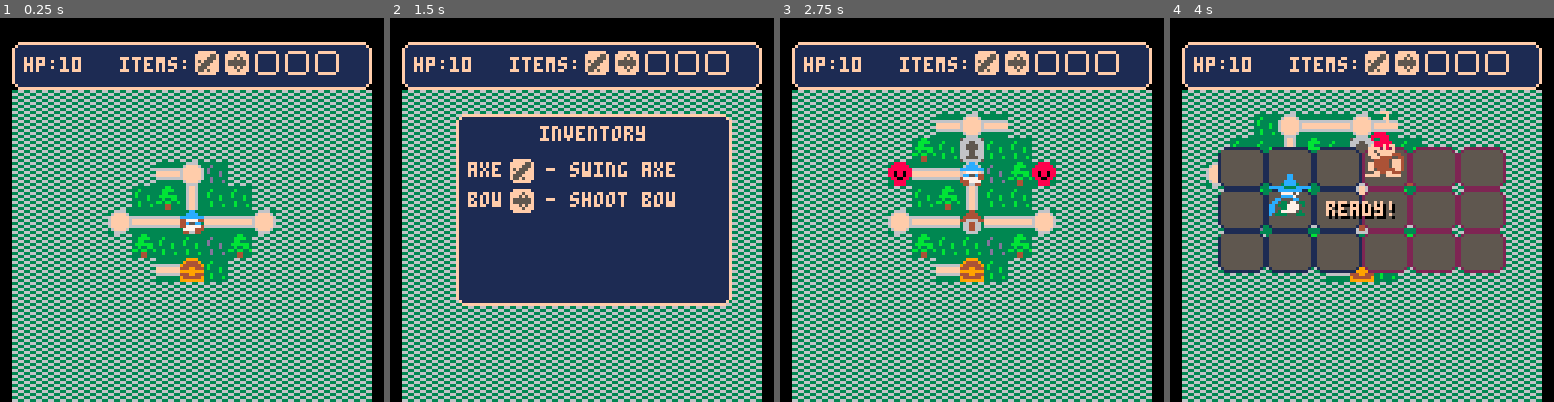
Above: before the commit, frames 1-4 (left to right).
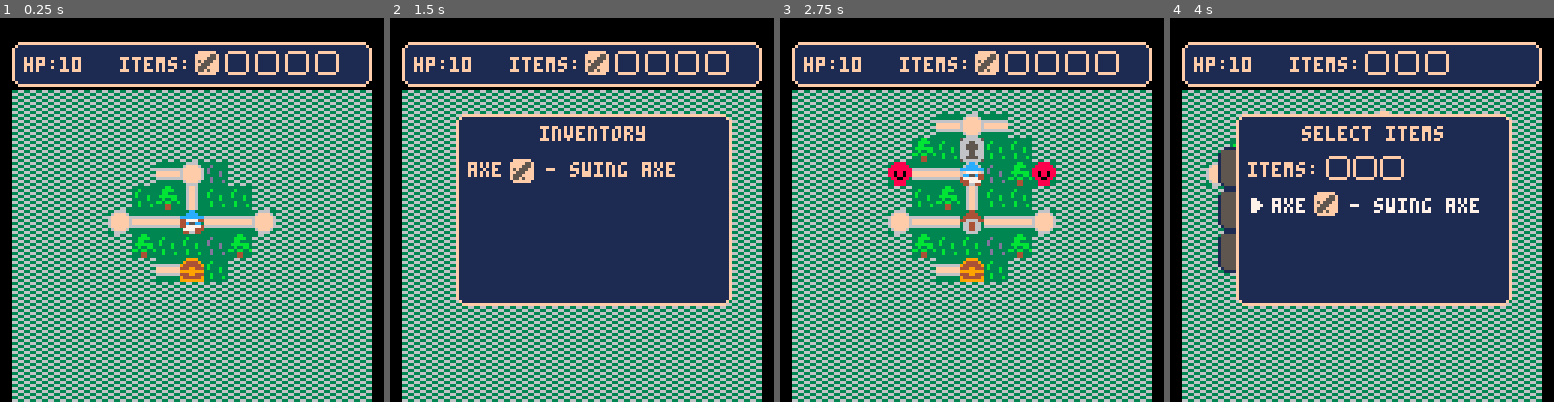
Above: after the commit, the same moments.

Repository: AddisonMink/tumberts-quest-p8
Game: PICO-8 cartridge wip.p8
Two runs of this game, one before a commit and one after it. Both use one fixed random seed, a clock stepped at 60 frames per second and the inputs below.
Inputs:
- Up to frame 1 (0.25 s): no input
- Up to frame 2 (1.5 s): tap X (X key) at 0.33, 1.07 s; tap O (Z key) at 0.7 s
- Up to frame 3 (2.75 s): hold Right 1.6-2.1 s; tap O (Z key) at 1.7, 2.1, 2.5 s; tap X (X key) at 1.85 s; hold Up 2.15-2.42 s; hold Right from 2.47 s (still down)
- Up to frame 4 (4 s): tap O (Z key) at 2.9, 3.3, 3.7 s; tap X (X key) at 2.97 s; release Right at 3.03 s; hold Left 3.08-3.58 s; hold Down 3.63-3.97 s

The runs differ from the first frame. In frame 1, 1.7% of the frame differs, in the area x 3-97%, y 9-19%; in frame 2, 2.8%; in frame 3, 1.7%; in frame 4, 36%, in the area x 3-97%, y 8-75%.

Commit message:
implement items.

Diff:
--- a/battle.lua
+++ b/battle.lua
@@ -1,4 +1,4 @@
-function battle_module(hp, items)
+function battle_module(hp, all_items)
   local w = 16 * 6
   local h = 14 * 3
   local x = 64 - 4 - w / 2
@@ -9,20 +9,29 @@
   local invincibility_dur = 0.5
   local player = nil
   local entities = {}
-  local state = "ready"
-  local timer = { t = ready_dur }
+  local state = "select_items"
+  local timer = { t = 0 }
   local perfect = true
   local reward = { name = "axe", desc = "swing axe", icon = 33 }
+  local max_items = 3
+  local select_items_ui = select_items_ui_module(all_items, max_items)
   local me = {
     enemy_col = 4
   }
 
-  player = add_player(entities, 2, 2)
-  player.hp = hp
+  player = add_player(entities, hp, 2, 2)
+  player.items = {}
   add_redcap(entities, 4, 1)
 
   function me:update()
-    if state == "ready" and tick(timer) then
+    if state == "select_items" then
+      local result = select_items_ui:update()
+      if result then
+        state = "ready"
+        timer.t = ready_dur
+        player.items = result
+      end
+    elseif state == "ready" and tick(timer) then
       state = "start"
       timer.t = start_dur
     elseif state == "start" and tick(timer) then
@@ -44,10 +53,12 @@
   end
 
   function me:draw()
-    hud:draw(player.hp, items)
+    hud:draw(player.hp, player.items, max_items)
     draw_grid()
     draw_entities()
-    if state == "ready" then
+    if state == "select_items" then
+      select_items_ui:draw()
+    elseif state == "ready" then
       draw_message("ready!")
     elseif state == "start" then
       draw_message("start!")
--- a/hud-ui.lua
+++ b/hud-ui.lua
@@ -1,8 +1,8 @@
-function hud_ui_module(max_items)
+function hud_ui_module()
   local me = {}
 
-  function me:draw(hp, items)
-    local y = ui:draw_npatch(0, -16, 120, 16)
+  function me:draw(hp, items, max_items)
+    local y = ui:draw_npatch(0, -16, 120, 15)
     local item_x = 32
     y += 1
     ui:draw_line("hp:" .. hp, 0, y)
--- /dev/null
+++ b/item.lua
@@ -0,0 +1,17 @@
+function item_module()
+  local me = {}
+
+  me.axe = {
+    name = "axe",
+    desc = "swing axe",
+    icon = 33,
+    lock = 0.3,
+    exec = function(entities, col, row)
+      local sprite = sprite:mk(26, "long")
+      local params = { dur = 0.3, hurtbox = "enemy" }
+      battle_util:melee(entities, col + 1, row, sprite, params)
+    end
+  }
+
+  return me
+end
--- a/player.lua
+++ b/player.lua
@@ -1,4 +1,4 @@
-function add_player(entities, col, row)
+function add_player(entities, hp, col, row)
   local attack_dur = 0.2
   local attack_cd_max = 0.2
   local lock = { t = 0 }
@@ -11,7 +11,7 @@
     row = row,
     sprite = sprite:mk(38, "big", 0, -6),
     hitbox = "player",
-    hp = 3,
+    hp = hp,
     invincible = { t = 0 }
   }
 
@@ -28,7 +28,13 @@
       move(0, -1, enemy_col)
     elseif btnp(3) and lock.t <= 0 then
       move(0, 1, enemy_col)
-    elseif btnp(4) then
+    elseif btnp(4) and lock.t <= 0 and cooldown.t <= 0 and #me.items > 0 then
+      local item = me.items[1]
+      del(me.items, item)
+      lock.t = item.lock
+      cooldown.t = attack_cd_max
+      me.sprite.id = 40
+      item.exec(entities, me.col, me.row)
     elseif btnp(5) and lock.t <= 0 and cooldown.t <= 0 then
       lock.t = attack_dur
       cooldown.t = attack_cd_max
--- a/select-items-ui.lua
+++ b/select-items-ui.lua
@@ -1,8 +1,13 @@
-function select_items_ui_module(items, max_items)
+function select_items_ui_module(all_items, max_items)
   local state = "select"
   local index = 1
   local selected = {}
+  local items = {}
   local me = {}
+
+  for i in all(all_items) do
+    add(items, i)
+  end
 
   function me:update()
     if state == "select" then
--- a/wip.p8
+++ b/wip.p8
@@ -10,17 +10,18 @@
 #include player.lua
 #include redcap.lua
 #include battle.lua
+#include item.lua
 #include world.lua
 
 max_items = 5
 ui = ui_module()
 sprite = sprite_module()
-hud = hud_ui_module(max_items)
+hud = hud_ui_module()
 battle_util = battle_util_module()
+items = item_module()
 
 items = {
-  { name = "axe", desc = "swing axe", icon = 33 },
-  { name = "bow", desc = "shoot bow", icon = 48 }
+  items.axe
 }
 
 treasures = {
@@ -82,6 +83,21 @@
 fff5f5ff6ffffff66666666633d3333366336633000000000cc037777703000000c03077777330000000000070000000000ffff444444ff40000444444400000
 ffff5fff36ffff633333333333d333d333663366000000000c033330003330000000330000333300000000000000000000000fff44ff4440000ff444ff400000
 0ffffff033666633333333333333333366336633000000000000000000000000000000000000000000000000000000000000000000fffff0fffff000fffff000
+00000000000000000000000000000000000000000000000000000000000000000000000000000000000000000000000000000000000000000000000000000000
+00000000004400000000000000000000000000000000000000000000000000000000000000000000000000000000000000000000000000000000000000000000
+00440000004440000000000000000000000000000000000000000000000000000000000000000000000000000000000000000000000000000000000000000000
+00444000000740000000000000000000000000000000000000000000000000000000000000000000000000000000000000000000000000000000000000000000
+00700440000744000000000000000000000000000000000000000000000000000000000000000000000000000000000000000000000000000000000000000000
+07000040000704000000000000000000000000000000000000000000000000000000000000000000000000000000000000000000000000000000000000000000
+07000004000704000000000000000000000000000000000000000000000000000000000000000000000000000000000000000000000000000000000000000000
+70000004000704000000000000000000000000000000000000000000000000000000000000000000000000000000000000000000000000000000000000000000
+70000004000704000000000000000000000000000000000000000000000000000000000000000000000000000000000000000000000000000000000000000000
+07000004000704000000000000000000000000000000000000000000000000000000000000000000000000000000000000000000000000000000000000000000
+07000040000704000000000000000000000000000000000000000000000000000000000000000000000000000000000000000000000000000000000000000000
+00700440000744000000000000000000000000000000000000000000000000000000000000000000000000000000000000000000000000000000000000000000
+00444000000740000000000000000000000000000000000000000000000000000000000000000000000000000000000000000000000000000000000000000000
+00440000004440000000000000000000000000000000000000000000000000000000000000000000000000000000000000000000000000000000000000000000
+00000000004400000000000000000000000000000000000000000000000000000000000000000000000000000000000000000000000000000000000000000000
 __map__
 1313131313131313131313131313330000000000000000000000000000000000000000000000000000000000000000000000000000000000000000000000000000000000000000000000000000000000000000000000000000000000000000000000000000000000000000000000000000000000000000000000000000000000
 1305031331323231323231323205130000000000000000000000000000000000000000000000000000000000000000000000000000000000000000000000000000000000000000000000000000000000000000000000000000000000000000000000000000000000000000000000000000000000000000000000000000000000
--- a/world.lua
+++ b/world.lua
@@ -104,7 +104,7 @@
 
   function me:draw()
     map()
-    hud:draw(hp, items)
+    hud:draw(hp, items, max_items)
     draw_fog()
 
     if state == "battle" then
